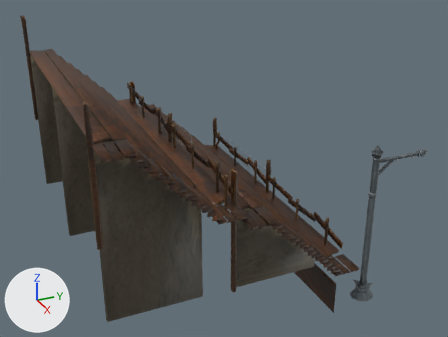
The FBX model Assets/3D/staticMeshes/Enviroment/SM_WBT_stadiumStairs_low.fbx: old version first, new version second.
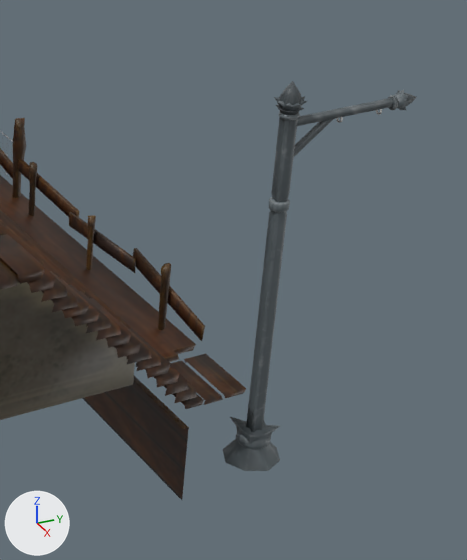
Each version is shown whole from a 50 mm camera at (19.9, -14.7, 18.6) aimed at (-7.7, -2.3, 4.8), then close up on the part from 58% to 100% of the width and 33% to 100% of the height. Lighting does not change. The marker at lower left points along +X, +Y and +Z. The older version's two pictures come first.

Script lines for the objects in view, before the commit:
```python
me_sm_wbt_chairs_02 = bpy.data.meshes.new('SM_WBT_Chairs_02')
me_sm_wbt_chairs_02.from_pydata(...)  # 2611 vertices, 2441 faces; spans x -17.0..0.0, y -10.7..5.0, z 0.0..12.0
# faces by material slot: [2, 2439]
me_sm_wbt_chairs_02.materials.append(mat_banners)
me_sm_wbt_chairs_02.materials.append(mat_wood)  # picture img_m_wbt_wood_basecolor_png
ob_sm_wbt_stadiumstairs_low = bpy.data.objects.new('SM_WBT_stadiumStairs_low', me_sm_wbt_chairs_02)
ob_sm_wbt_stadiumstairs_low.location = (0.0, 0.0, 0.0)
```
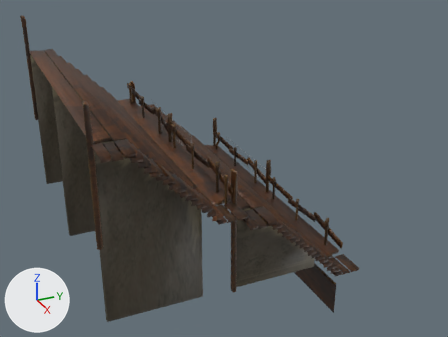
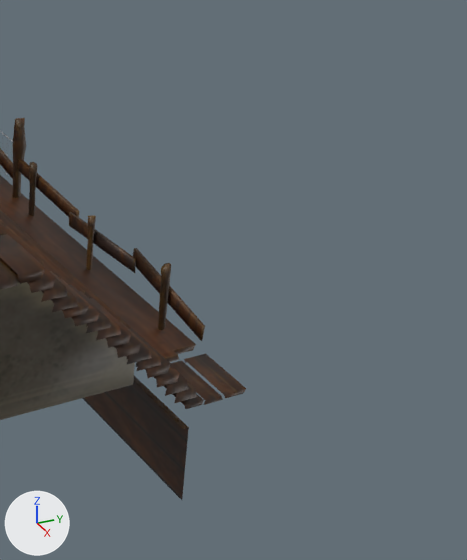
The newer file is also turned or shifted as a whole; pictures and numbers use the older file's frame.

Pixel boxes [x1, y1, x2, y2] of what changed, in the close-ups (467 x 560 px):
'SM_WBT_stadiumStairs_low', reshaped
    before: [0, 81, 417, 500]
    after: [0, 118, 246, 500]
part 1 of me_sm_wbt_chairs_02, deleted
    before: [223, 81, 417, 471]

What changed in the scene script:
```text
Change me_sm_wbt_chairs_02:
    used by ob_sm_wbt_stadiumstairs_low; location = (0.0, 0.0, 0.0)
    remove me_sm_wbt_chairs_02.from_pydata(...)  # 2611 vertices, 2441 faces; spans x -17.0..0.0, y -10.7..5.0, z 0.0..12.0
    add me_sm_wbt_chairs_02.from_pydata(...)  # 1952 vertices, 1779 faces; spans x -17.0..0.0, y -10.7..1.4, z 0.0..12.0
    me_sm_wbt_chairs_02 part 1: 16 loose pieces with 659 vertices, spanning x -1.2..-0.1, y 1.5..5.0, z 0.0..8.1, are deleted
```
